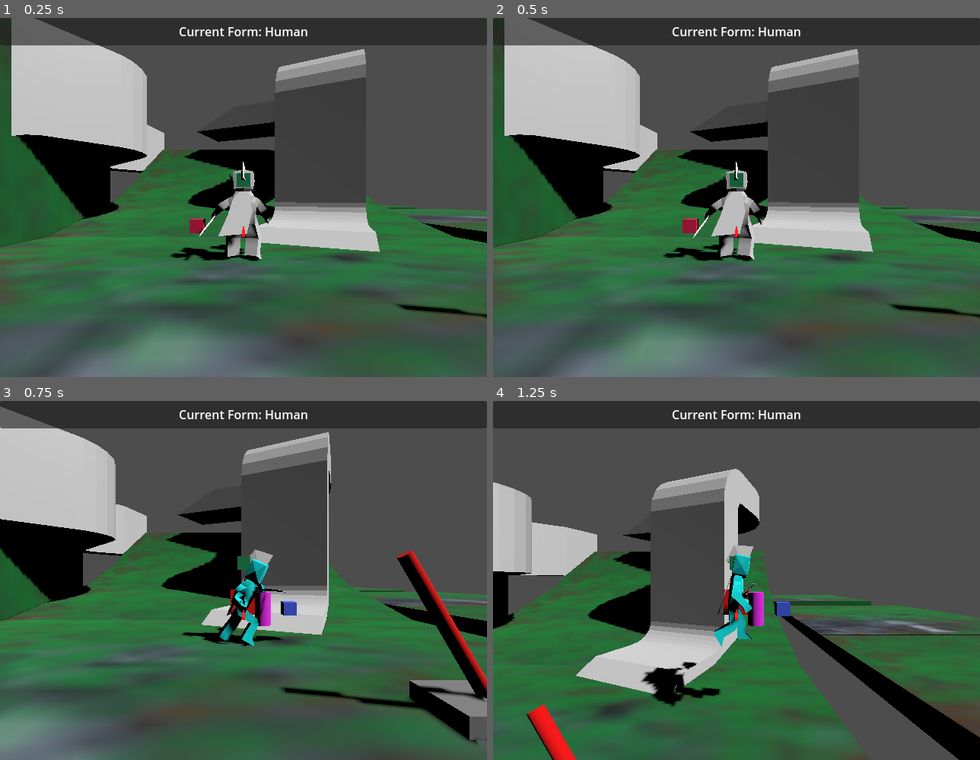
Above: before the commit, frames 1-4 (two rows, left to right).
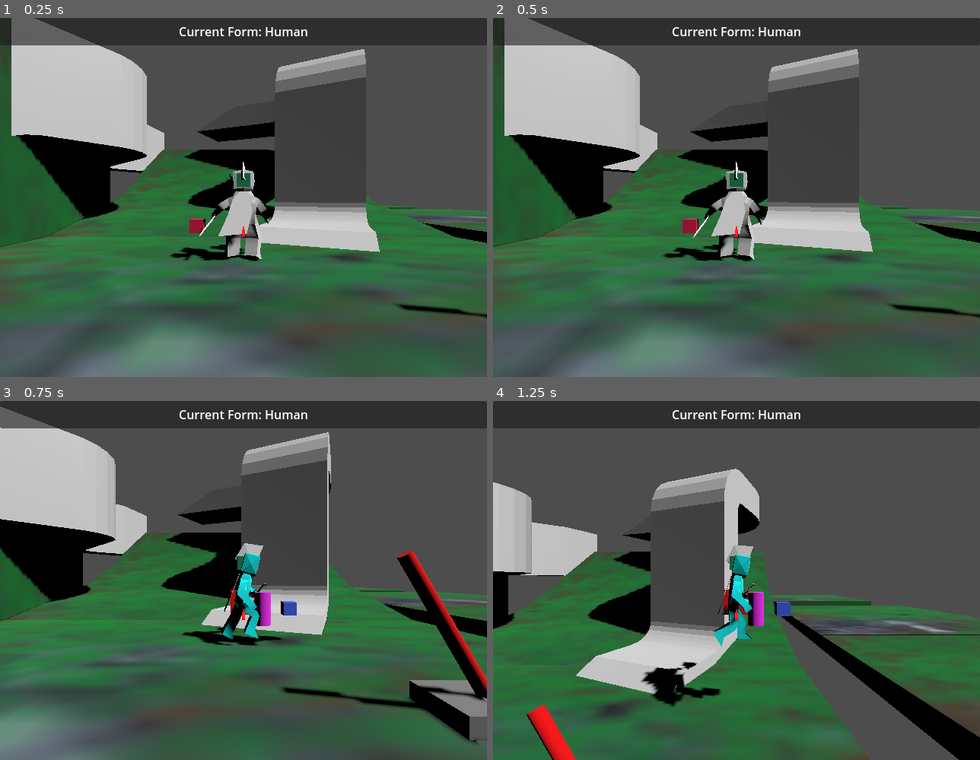
Above: after the commit, the same moments.

Repository: LettucePie/druid
Game: Godot game, scene res://playscenes/play_0.tscn
Two runs of this game, one before a commit and one after it. Both use one fixed random seed, a clock stepped at 60 frames per second and the inputs below.
Inputs:
- Up to frame 1 (0.25 s): no input
- Up to frame 2 (0.5 s): no input
- Up to frame 3 (0.75 s): tap Enter (ui_accept) at 0.5 s; hold D (move_right) from 0.53 s (still down); tap N (attack) at 0.6 s
- Up to frame 4 (1.25 s): keep holding D (move_right); tap Space (jump) at 0.77 s

Frames 1-2 are identical in both runs. In frame 3, 1.2% of the frame differs, in the area x 39-59%, y 39-69%; in frame 4, nothing differs.
Error after the commit: Invalid call. Nonexistent function 'start' in base 'Nil'. (res://core/player.gd:430)

Commit message:
better configuration of blend tree

Diff:
--- /dev/null
+++ b/art/model/animations/animtree_nodes/human_movement_blendtree.tres
@@ -0,0 +1,72 @@
+[gd_resource type="AnimationNodeBlendTree" load_steps=14 format=3 uid="uid://dvrq3t3we6m1h"]
+
+[sub_resource type="AnimationNodeAnimation" id="AnimationNodeAnimation_vnwp5"]
+animation = &"attack_1"
+
+[sub_resource type="AnimationNodeAnimation" id="AnimationNodeAnimation_ncfa0"]
+animation = &"attack_2"
+
+[sub_resource type="AnimationNodeAnimation" id="AnimationNodeAnimation_jb7fv"]
+animation = &"attack_3"
+
+[sub_resource type="AnimationNodeStateMachineTransition" id="AnimationNodeStateMachineTransition_k7qk6"]
+switch_mode = 2
+advance_mode = 2
+
+[sub_resource type="AnimationNodeStateMachineTransition" id="AnimationNodeStateMachineTransition_lxc75"]
+switch_mode = 2
+advance_mode = 2
+
+[sub_resource type="AnimationNodeStateMachineTransition" id="AnimationNodeStateMachineTransition_yys1i"]
+switch_mode = 2
+advance_mode = 2
+
+[sub_resource type="AnimationNodeStateMachine" id="AnimationNodeStateMachine_yc4o4"]
+states/End/position = Vector2(701, 119)
+states/Start/position = Vector2(221, 119)
+states/attack_1/node = SubResource("AnimationNodeAnimation_vnwp5")
+states/attack_1/position = Vector2(458, 55)
+states/attack_2/node = SubResource("AnimationNodeAnimation_ncfa0")
+states/attack_2/position = Vector2(458, 119)
+states/attack_3/node = SubResource("AnimationNodeAnimation_jb7fv")
+states/attack_3/position = Vector2(458, 188)
+transitions = ["attack_1", "End", SubResource("AnimationNodeStateMachineTransition_k7qk6"), "attack_2", "End", SubResource("AnimationNodeStateMachineTransition_lxc75"), "attack_3", "End", SubResource("AnimationNodeStateMachineTransition_yys1i")]
+graph_offset = Vector2(-44, -3)
+
+[sub_resource type="AnimationNodeAdd2" id="AnimationNodeAdd2_1chkm"]
+filter_enabled = true
+filters = ["..:attack_chain", "..:attack_interrupt", "human_armature/Skeleton3D:Center", "human_armature/Skeleton3D:bicep.l", "human_armature/Skeleton3D:bicep.r", "human_armature/Skeleton3D:forearm.l", "human_armature/Skeleton3D:forearm.r", "human_armature/Skeleton3D:hand.l", "human_armature/Skeleton3D:hand.r", "human_armature/Skeleton3D:head", "human_armature/Skeleton3D:neck", "human_armature/Skeleton3D:shoulder.l", "human_armature/Skeleton3D:shoulder.r", "human_armature/Skeleton3D:staff.a"]
+
+[sub_resource type="AnimationNodeAnimation" id="AnimationNodeAnimation_l7vpf"]
+animation = &"idle"
+
+[sub_resource type="AnimationNodeAnimation" id="AnimationNodeAnimation_q4ci0"]
+animation = &"walk"
+
+[sub_resource type="AnimationNodeAnimation" id="AnimationNodeAnimation_axvxg"]
+animation = &"run"
+
+[sub_resource type="AnimationNodeAnimation" id="AnimationNodeAnimation_21o76"]
+animation = &"idle"
+
+[sub_resource type="AnimationNodeBlendSpace1D" id="AnimationNodeBlendSpace1D_j6sap"]
+blend_point_0/node = SubResource("AnimationNodeAnimation_l7vpf")
+blend_point_0/pos = -1.0
+blend_point_1/node = SubResource("AnimationNodeAnimation_q4ci0")
+blend_point_1/pos = 0.3
+blend_point_2/node = SubResource("AnimationNodeAnimation_axvxg")
+blend_point_2/pos = 0.6
+blend_point_3/node = SubResource("AnimationNodeAnimation_21o76")
+blend_point_3/pos = 0.0
+min_space = 0.0
+
+[resource]
+graph_offset = Vector2(-564.48, -104.091)
+nodes/attack_chain/node = SubResource("AnimationNodeStateMachine_yc4o4")
+nodes/attack_chain/position = Vector2(-360, 260)
+nodes/merge_attack/node = SubResource("AnimationNodeAdd2_1chkm")
+nodes/merge_attack/position = Vector2(40, 140)
+nodes/movement_speed_blend/node = SubResource("AnimationNodeBlendSpace1D_j6sap")
+nodes/movement_speed_blend/position = Vector2(-360, 120)
+nodes/output/position = Vector2(360, 140)
+node_connections = [&"output", 0, &"merge_attack", &"merge_attack", 0, &"movement_speed_blend", &"merge_attack", 1, &"attack_chain"]
--- a/core/player.gd
+++ b/core/player.gd
@@ -244,8 +244,9 @@
 		Input.get_axis("move_left", "move_right"),
 		0,
 		Input.get_axis("move_up", "move_down")).limit_length(1.0)
-	## Assign movement value on AnimationTree using input.length
-	anim_tree.set("parameters/movement_speed_blend/blend_position", move_input_vec.length())
+
+	## Assign Movement input Length to movement_speed_blend
+	anim_tree.set("parameters/mobile/movement_speed_blend/blend_position", move_input_vec.length())
 
 	## Orientate the input vector to the camera angle.
 	## **Note** This is currently limited to the aspect of walking on \
--- a/core/player.tscn
+++ b/core/player.tscn
@@ -1,7 +1,8 @@
-[gd_scene load_steps=36 format=3 uid="uid://bmicu2av4r0qn"]
+[gd_scene load_steps=30 format=3 uid="uid://bmicu2av4r0qn"]
 
 [ext_resource type="Script" path="res://core/player.gd" id="1_dpv4o"]
 [ext_resource type="Script" path="res://core/player_animtree.gd" id="2_4cmwe"]
+[ext_resource type="AnimationNodeBlendTree" uid="uid://dvrq3t3we6m1h" path="res://art/model/animations/animtree_nodes/human_movement_blendtree.tres" id="2_7lw0h"]
 [ext_resource type="PackedScene" uid="uid://nprju05ce2c5" path="res://art/model/human_model_0.1.glb" id="2_dbf1p"]
 
 [sub_resource type="StandardMaterial3D" id="StandardMaterial3D_vqemf"]
@@ -14,76 +15,33 @@
 _data = [Vector2(0, 0.0526315), 0.0, 0.0, 0, 0, Vector2(0.498339, 0.357895), 2.20412, 2.20412, 0, 0, Vector2(0.611296, 1), 0.0, 0.0, 0, 0, Vector2(1, 0.494737), 0.0, 0.0, 0, 0]
 point_count = 4
 
-[sub_resource type="AnimationNodeAnimation" id="AnimationNodeAnimation_vnwp5"]
-animation = &"attack_1"
-
-[sub_resource type="AnimationNodeAnimation" id="AnimationNodeAnimation_ncfa0"]
-animation = &"attack_2"
-
-[sub_resource type="AnimationNodeAnimation" id="AnimationNodeAnimation_jb7fv"]
-animation = &"attack_3"
-
-[sub_resource type="AnimationNodeStateMachineTransition" id="AnimationNodeStateMachineTransition_k7qk6"]
-switch_mode = 2
+[sub_resource type="AnimationNodeAnimation" id="AnimationNodeAnimation_yfx25"]
+animation = &"idle"
+
+[sub_resource type="AnimationNodeStateMachineTransition" id="AnimationNodeStateMachineTransition_ll5qk"]
 advance_mode = 2
 
-[sub_resource type="AnimationNodeStateMachineTransition" id="AnimationNodeStateMachineTransition_lxc75"]
-switch_mode = 2
+[sub_resource type="AnimationNodeStateMachine" id="AnimationNodeStateMachine_itw46"]
+states/idle/node = SubResource("AnimationNodeAnimation_yfx25")
+states/idle/position = Vector2(533, 100)
+transitions = ["Start", "idle", SubResource("AnimationNodeStateMachineTransition_ll5qk")]
+
+[sub_resource type="AnimationNodeStateMachineTransition" id="AnimationNodeStateMachineTransition_oxvko"]
 advance_mode = 2
-
-[sub_resource type="AnimationNodeStateMachineTransition" id="AnimationNodeStateMachineTransition_yys1i"]
-switch_mode = 2
+advance_expression = "move_input_vec.length() > 0"
+
+[sub_resource type="AnimationNodeStateMachineTransition" id="AnimationNodeStateMachineTransition_hcjyw"]
+advance_expression = "move_input_vec.length() == 0"
+
+[sub_resource type="AnimationNodeStateMachineTransition" id="AnimationNodeStateMachineTransition_l125b"]
 advance_mode = 2
 
-[sub_resource type="AnimationNodeStateMachine" id="AnimationNodeStateMachine_yc4o4"]
-states/End/position = Vector2(701, 119)
-states/Start/position = Vector2(221, 119)
-states/attack_1/node = SubResource("AnimationNodeAnimation_vnwp5")
-states/attack_1/position = Vector2(458, 55)
-states/attack_2/node = SubResource("AnimationNodeAnimation_ncfa0")
-states/attack_2/position = Vector2(458, 119)
-states/attack_3/node = SubResource("AnimationNodeAnimation_jb7fv")
-states/attack_3/position = Vector2(458, 188)
-transitions = ["attack_1", "End", SubResource("AnimationNodeStateMachineTransition_k7qk6"), "attack_2", "End", SubResource("AnimationNodeStateMachineTransition_lxc75"), "attack_3", "End", SubResource("AnimationNodeStateMachineTransition_yys1i")]
-graph_offset = Vector2(-44, -3)
-
-[sub_resource type="AnimationNodeAdd2" id="AnimationNodeAdd2_1chkm"]
-filter_enabled = true
-filters = ["..:attack_chain", "..:attack_interrupt", "human_armature/Skeleton3D:Center", "human_armature/Skeleton3D:bicep.l", "human_armature/Skeleton3D:bicep.r", "human_armature/Skeleton3D:forearm.l", "human_armature/Skeleton3D:forearm.r", "human_armature/Skeleton3D:hand.l", "human_armature/Skeleton3D:hand.r", "human_armature/Skeleton3D:head", "human_armature/Skeleton3D:neck", "human_armature/Skeleton3D:shoulder.l", "human_armature/Skeleton3D:shoulder.r", "human_armature/Skeleton3D:staff.a"]
-
-[sub_resource type="AnimationNodeAnimation" id="AnimationNodeAnimation_l7vpf"]
-animation = &"idle"
-
-[sub_resource type="AnimationNodeAnimation" id="AnimationNodeAnimation_q4ci0"]
-animation = &"walk"
-
-[sub_resource type="AnimationNodeAnimation" id="AnimationNodeAnimation_axvxg"]
-animation = &"run"
-
-[sub_resource type="AnimationNodeAnimation" id="AnimationNodeAnimation_21o76"]
-animation = &"idle"
-
-[sub_resource type="AnimationNodeBlendSpace1D" id="AnimationNodeBlendSpace1D_j6sap"]
-blend_point_0/node = SubResource("AnimationNodeAnimation_l7vpf")
-blend_point_0/pos = -1.0
-blend_point_1/node = SubResource("AnimationNodeAnimation_q4ci0")
-blend_point_1/pos = 0.3
-blend_point_2/node = SubResource("AnimationNodeAnimation_axvxg")
-blend_point_2/pos = 0.6
-blend_point_3/node = SubResource("AnimationNodeAnimation_21o76")
-blend_point_3/pos = 0.0
-min_space = 0.0
-
-[sub_resource type="AnimationNodeBlendTree" id="AnimationNodeBlendTree_uw77h"]
-graph_offset = Vector2(-524.156, 49.5926)
-nodes/attack_chain/node = SubResource("AnimationNodeStateMachine_yc4o4")
-nodes/attack_chain/position = Vector2(-360, 260)
-nodes/merge_attack/node = SubResource("AnimationNodeAdd2_1chkm")
-nodes/merge_attack/position = Vector2(40, 140)
-nodes/movement_speed_blend/node = SubResource("AnimationNodeBlendSpace1D_j6sap")
-nodes/movement_speed_blend/position = Vector2(-360, 120)
-nodes/output/position = Vector2(360, 140)
-node_connections = [&"output", 0, &"merge_attack", &"merge_attack", 0, &"movement_speed_blend", &"merge_attack", 1, &"attack_chain"]
+[sub_resource type="AnimationNodeStateMachine" id="AnimationNodeStateMachine_rm7x2"]
+states/mobile/node = ExtResource("2_7lw0h")
+states/mobile/position = Vector2(526, 100)
+states/stationary/node = SubResource("AnimationNodeStateMachine_itw46")
+states/stationary/position = Vector2(526, 188)
+transitions = ["stationary", "mobile", SubResource("AnimationNodeStateMachineTransition_oxvko"), "mobile", "stationary", SubResource("AnimationNodeStateMachineTransition_hcjyw"), "Start", "mobile", SubResource("AnimationNodeStateMachineTransition_l125b")]
 
 [sub_resource type="SphereShape3D" id="SphereShape3D_tq1pq"]
 
@@ -149,11 +107,11 @@
 cam_distance_curve = SubResource("Curve_hyoh0")
 
 [node name="player_animtree" type="AnimationTree" parent="."]
-tree_root = SubResource("AnimationNodeBlendTree_uw77h")
+tree_root = SubResource("AnimationNodeStateMachine_rm7x2")
 anim_player = NodePath("../player_mesh/AnimationPlayer")
 active = true
-parameters/merge_attack/add_amount = 1.0
-parameters/movement_speed_blend/blend_position = 0.0787879
+parameters/mobile/merge_attack/add_amount = 0
+parameters/mobile/movement_speed_blend/blend_position = 0
 script = ExtResource("2_4cmwe")
 
 [node name="CollisionShape3D" type="CollisionShape3D" parent="."]
@@ -175,40 +133,37 @@
 transform = Transform3D(-0.312618, 0, -2.73299e-08, 0, 0.312618, 0, 2.73299e-08, 0, -0.312618, 0, 0.143265, 0)
 
 [node name="Skeleton3D" parent="player_mesh/human_armature" index="0"]
-bones/0/position = Vector3(0, -0.136251, -0.10598)
+bones/0/position = Vector3(0, -0.158355, -0.10598)
 bones/0/rotation = Quaternion(0.0914123, -0.00244562, -0.0016501, 0.995809)
-bones/1/position = Vector3(-0.367129, 0.934878, -0.109626)
-bones/1/rotation = Quaternion(-0.0229703, 0.0240496, 0.798291, 0.601353)
+bones/1/rotation = Quaternion(-0.0158436, -0.00474521, 0.7979, 0.602563)
 bones/2/rotation = Quaternion(0.0834039, -0.0313383, 0.324214, 0.941779)
 bones/3/rotation = Quaternion(0.317049, 0.0415371, 0.0138462, 0.947398)
-bones/5/rotation = Quaternion(-0.0219954, -0.0138801, 0.00388568, 0.999654)
+bones/5/rotation = Quaternion(0.0110317, -0.0138927, 0.00329454, 0.999837)
 bones/6/rotation = Quaternion(-0.0150778, -3.56578e-05, -0.000320333, 0.999886)
 bones/10/position = Vector3(-0.34512, -0.192523, -0.00858107)
-bones/10/rotation = Quaternion(-0.167172, 0.294965, 0.939794, 0.0428468)
-bones/11/rotation = Quaternion(-0.392658, -0.015043, -0.0104213, 0.919503)
-bones/12/position = Vector3(0.379986, 0.940138, -0.0811626)
-bones/12/rotation = Quaternion(-0.0454835, -0.0210864, -0.740766, 0.66989)
-bones/13/rotation = Quaternion(-0.0857118, -0.026098, -0.251565, 0.963684)
+bones/10/rotation = Quaternion(-0.214918, 0.256363, 0.939858, 0.0689639)
+bones/11/rotation = Quaternion(-0.425956, 0.00117183, -0.00277899, 0.904739)
+bones/12/rotation = Quaternion(-0.0599468, -0.00843683, -0.742144, 0.667501)
+bones/13/rotation = Quaternion(-0.0821394, -0.0184854, -0.274531, 0.957885)
 bones/14/rotation = Quaternion(0.395912, -0.0344117, -0.113618, 0.910582)
-bones/15/rotation = Quaternion(-1.22581e-07, 9.50359e-07, -0.15801, 0.987437)
 bones/17/position = Vector3(0.358753, -0.19082, -0.0116346)
-bones/17/rotation = Quaternion(0.0895578, 0.229617, 0.965379, -0.0854313)
-bones/18/rotation = Quaternion(-0.244361, -0.0708525, -0.00690715, 0.967068)
+bones/17/rotation = Quaternion(0.0969373, 0.360569, 0.923576, -0.0871866)
+bones/18/rotation = Quaternion(-0.289388, -0.0948017, -0.015797, 0.952375)
 
 [node name="ear_a" parent="player_mesh/human_armature/Skeleton3D" index="0"]
-transform = Transform3D(0.999448, -0.00245646, -0.033132, -0.00115822, 0.99408, -0.108641, 0.0332028, 0.108619, 0.993529, 0.000736249, 1.70689, 0.181651)
+transform = Transform3D(0.999448, -0.00253311, -0.0331121, -0.00326886, 0.98474, -0.174, 0.0330476, 0.174012, 0.984189, 0.000675779, 1.67701, 0.233288)
 bone_idx = 7
 
 [node name="hair_a" parent="player_mesh/human_armature/Skeleton3D" index="1"]
-transform = Transform3D(0.999448, -0.00245646, -0.033132, -0.00115822, 0.99408, -0.108641, 0.0332028, 0.108619, 0.993529, 0.00868341, 2.12485, -0.0429898)
+transform = Transform3D(0.999448, -0.00253311, -0.0331121, -0.00326886, 0.98474, -0.174, 0.0330476, 0.174012, 0.984189, 0.00858761, 2.10889, 0.0367315)
 bone_idx = 8
 
 [node name="cape" parent="player_mesh/human_armature/Skeleton3D" index="2"]
-transform = Transform3D(0.999451, -0.0328624, 0.004153, 0.0330635, 0.997321, -0.0652563, -0.00199739, 0.0653579, 0.99786, -0.0395165, 1.20821, -0.306594)
+transform = Transform3D(0.999449, -0.0329398, 0.00416953, 0.0332021, 0.990827, -0.130993, 0.000183597, 0.131059, 0.991375, -0.0395435, 1.21165, -0.286814)
 bone_idx = 9
 
 [node name="staff_a" parent="player_mesh/human_armature/Skeleton3D" index="3"]
-transform = Transform3D(0.382914, -0.33893, 0.859362, 0.866583, 0.454052, -0.207054, -0.320018, 0.823992, 0.467573, 1.4021, 0.0625033, 0.260626)
+transform = Transform3D(0.415215, -0.289958, 0.862277, 0.848155, 0.466153, -0.251662, -0.328981, 0.835839, 0.439482, 1.37543, 0.00524759, 0.209116)
 bone_idx = 16
 
 [node name="standin_floor" parent="player_mesh" index="1"]
Binary file added: art/textures/fx/magic_missle_fx_a_0000.png
Not shown, added: art/textures/fx/magic_missle_fx_a_0000.png.import
Binary file added: art/textures/fx/magic_missle_fx_a_0001.png
Not shown, added: art/textures/fx/magic_missle_fx_a_0001.png.import
Binary file added: art/textures/fx/magic_missle_fx_a_0002.png
Not shown, added: art/textures/fx/magic_missle_fx_a_0002.png.import
Not shown, added: art/textures/fx/magic_missle_fx_a.kra
